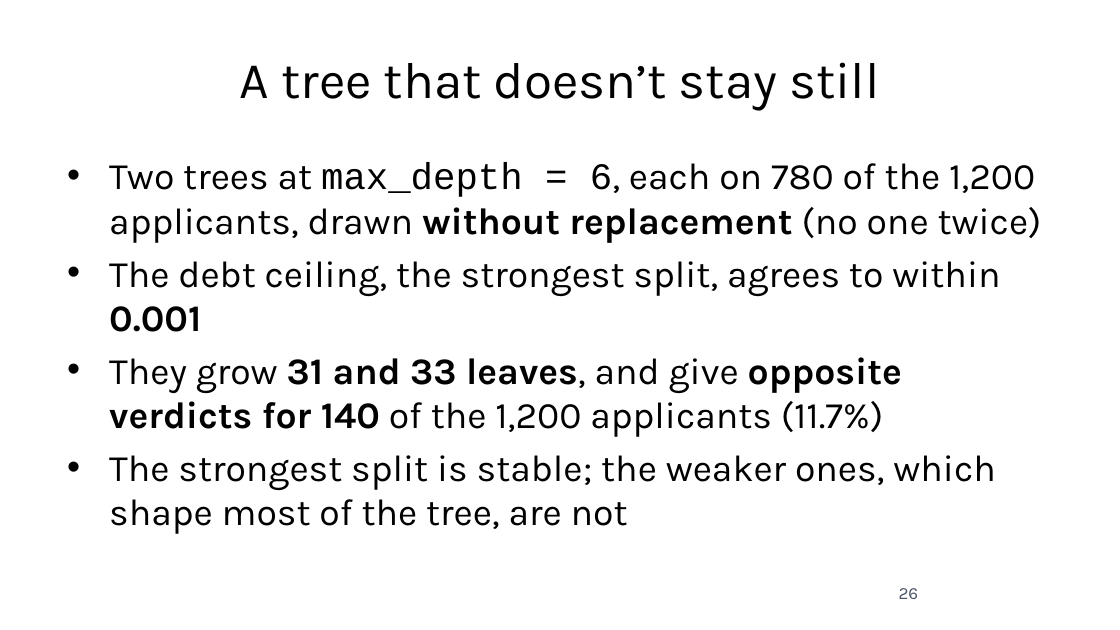
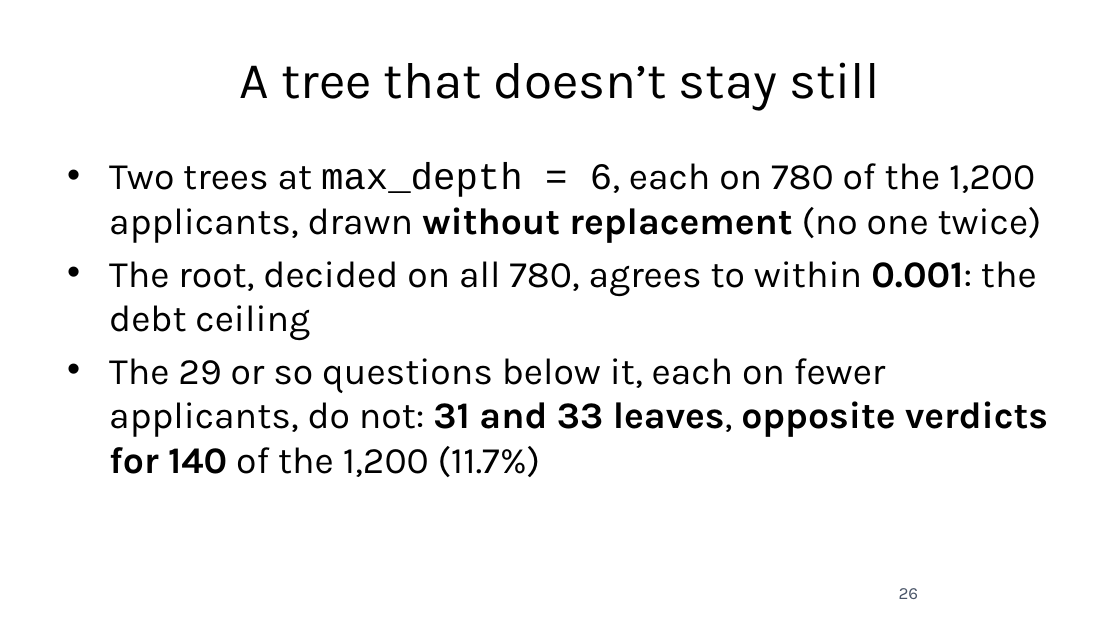
Before and after one commit to fabioantonini/technologies-for-artificial-intelligence, a slide deck: slide 26 of Lessons/07_trees_and_ensembles/Slides/trees_and_ensembles_slides.pptx. Drawn at 1120x630 pixels with LibreOffice and Linux fonts; fonts in the diff are those of the drawing; background and template pictures are left out. Boxes give left, top, right and bottom in pixels: in the first picture for what was removed or moved away, otherwise in the second. Text is boxed around its words. In the diff, an @@ line names an element or a change of style, - is before the commit and + after.

```diff
--- a/Lessons/07_trees_and_ensembles/Slides/trees_and_ensembles_slides.pptx
+++ b/Lessons/07_trees_and_ensembles/Slides/trees_and_ensembles_slides.pptx
@@ text at (109, 261, 1048, 477): text changed @@
-• The debt ceiling, the strongest split, agrees to within 0.001
-• They grow 31 and 33 leaves, and give opposite verdicts for 140 of the 1,200 applicants (11.7%)
-• The strongest split is stable; the weaker ones, which shape most of the tree, are not
+• The root, decided on all 780, agrees to within 0.001: the debt ceiling
+• The 29 or so questions below it, each on fewer applicants, do not: 31 and 33 leaves, opposite verdicts for 140 of the 1,200 (11.7%)
```
Also in this commit, not shown: 9 other slides changed, 3 slides added, 2 slides removed, 17 other files.
